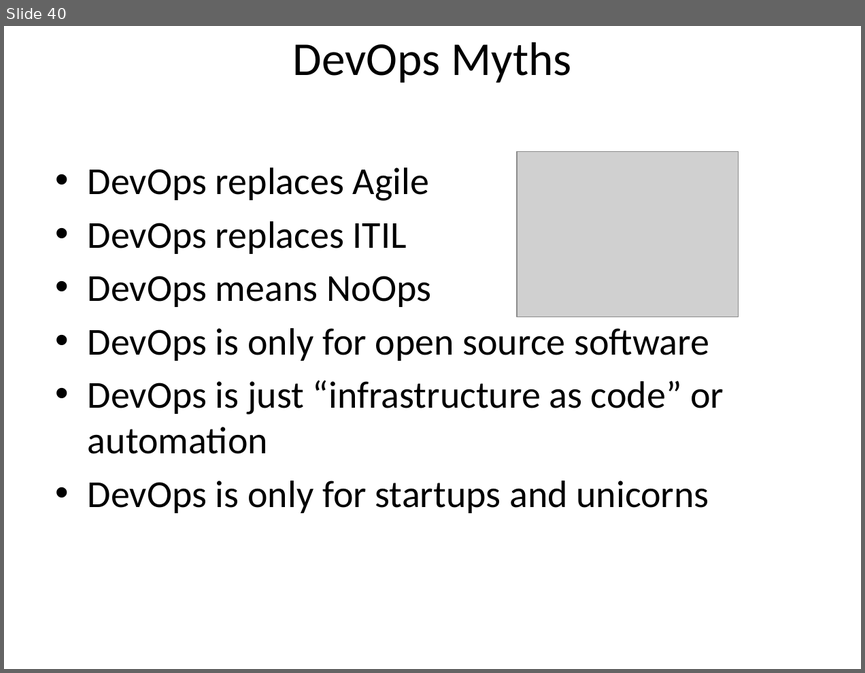
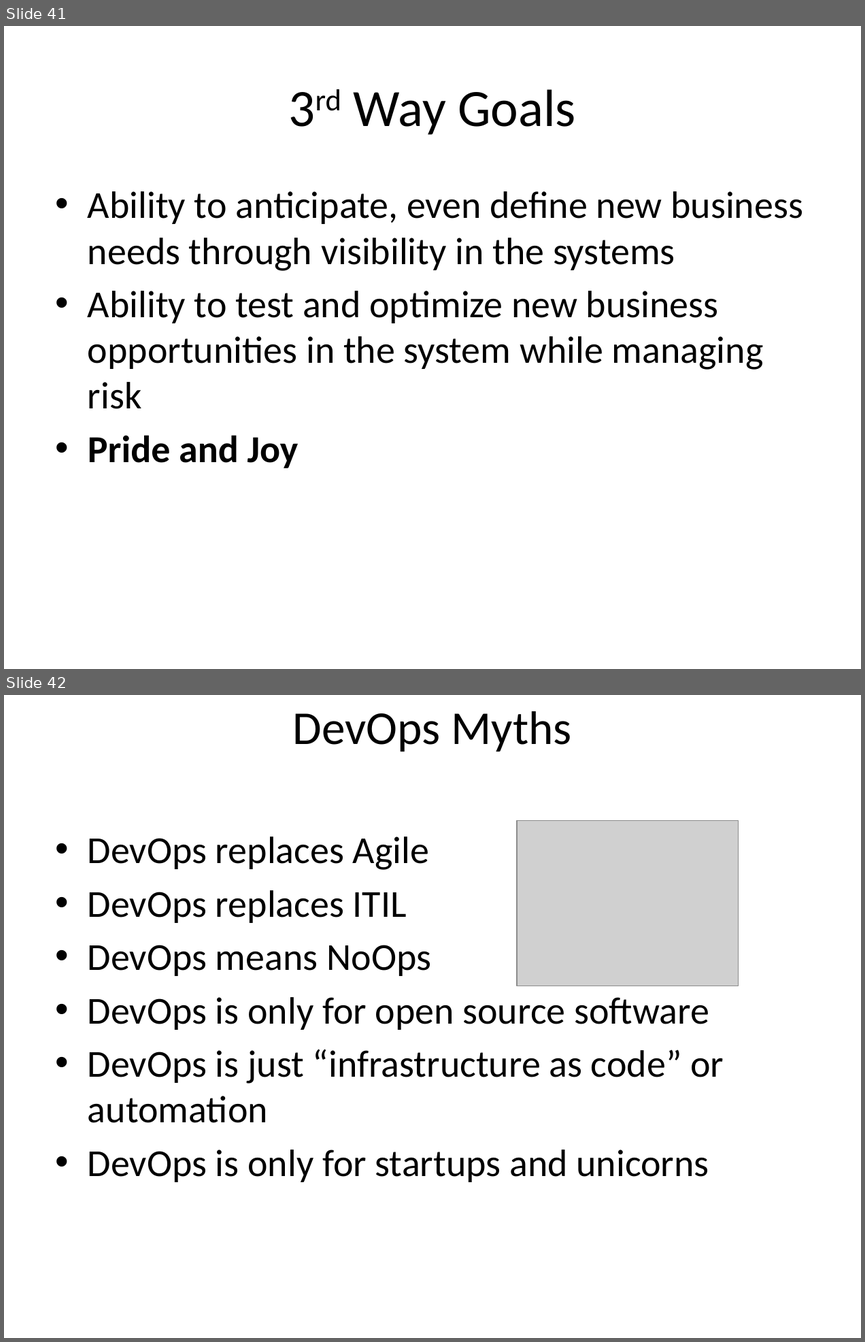
Before and after one commit to browngeek666/DevOpsPres, a slide deck: ALFDevOps.pptx. Shown one above the other, each under a label of ours: slide 40 before the commit, slides 41 and 42 after it. The pictures are 865x673 and 865x1342 pixels, drawn with LibreOffice and Linux fonts; fonts in the diff are those of the drawing; grey boxes stand for pictures. Boxes give left, top, right and bottom in pixels: in the first picture for what was removed or moved away, otherwise in the second. Text is boxed around its words. In the diff, an @@ line names an element or a change of style, - is before the commit and + after.

```diff
--- a/ALFDevOps.pptx
+++ b/ALFDevOps.pptx
@@ slide 41 added at (x1=4, y1=26, x2=861, y2=669), background #FFFFFF @@
@@ title added at (x1=354, y1=89, x2=576, y2=135), 44 pt, text #000000 @@
+3rd Way Goals
@@ text added at (x1=88, y1=191, x2=803, y2=468), 32 pt, text #000000 @@
+• Ability to anticipate, even define new business needs through visibility in the systems
+• Ability to test and optimize new business opportunities in the system while managing risk
+• Pride and Joy
@@ what was slide 40 is now slide 42 @@
```
Also in this commit, not shown: 3 slides changed, 5 other slides added, 4 slides removed.
